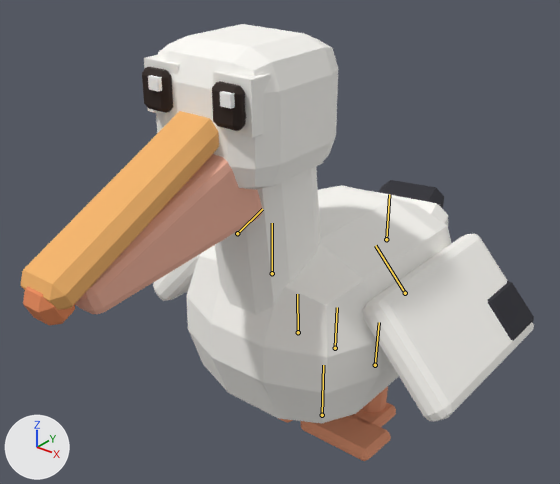
An edit to the glTF model games/zoo/public/models/pelican_female.glb, drawn before and after from the same camera.
One viewpoint serves both versions: a camera (50 mm lens) standing at (0.742, -1.069, 1.029) and looking at (-0.022, -0.114, 0.436). Every picture has the same lights, and +X, +Y and +Z are marked at lower left. The first picture is the older version. Both versions are drawn at frame 20 of the action 'Play'; the numbers are the values there. The bones that change, and the others that lie on the model, are drawn over the model as lines.

The first picture shows 'pelican_female'.
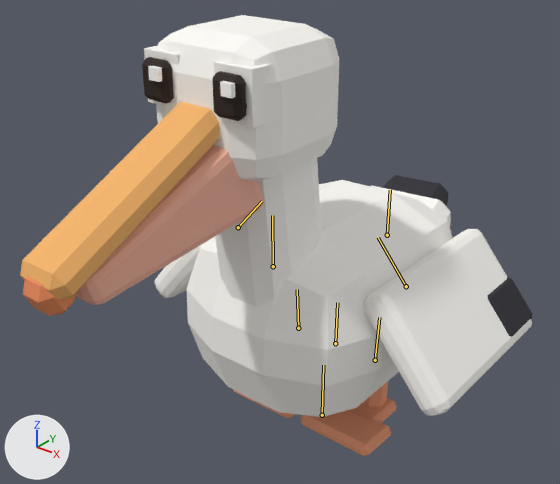
The edits, one by one:
Bone 'body' (bone_body) moves from (0.0, 0.0261, 0.0) to (0.0, 0.0377, 0.0).
Bone 'leg_FL' (bone_leg_fl) turns from (0, 0, 43) to (0, 0, 40) degrees about its own x, y and z.
Bone 'leg_FR' (bone_leg_fr) turns from (0, 0, -43) to (0, 0, -40) degrees about its own x, y and z.
Bone 'leg_HR' (bone_leg_hr) turns from (4, 0, 0) to (5, 0, 0) degrees about its own x, y and z.
Bone 'tail1' (bone_tail1) turns from (2, 12, 0) to (3, 9, 0) degrees about its own x, y and z.

What differs and where, as boxes (x1, y1, x2, y2) in the pictures (560 x 484 px):
'pelican_female', posed: before (21, 24, 534, 461); after (20, 15, 533, 456)
bone 'body', root to tip: before (335, 348) to (337, 307); after (335, 343) to (337, 302)
bone 'leg_FL', root to tip: before (405, 293) to (375, 245); after (406, 286) to (378, 237)
bone 'leg_FR', root to tip: before (237, 233) to (262, 209); after (238, 227) to (262, 201)
bone 'leg_HR', root to tip: before (298, 332) to (297, 294); after (298, 328) to (297, 289)
bone 'tail1', root to tip: before (386, 239) to (389, 194); after (387, 235) to (390, 190)
